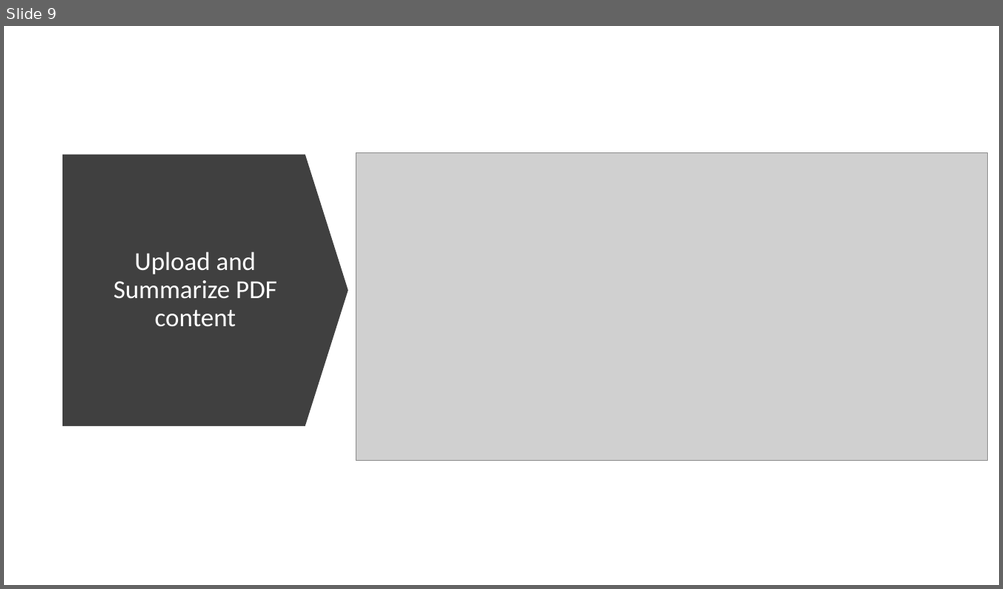
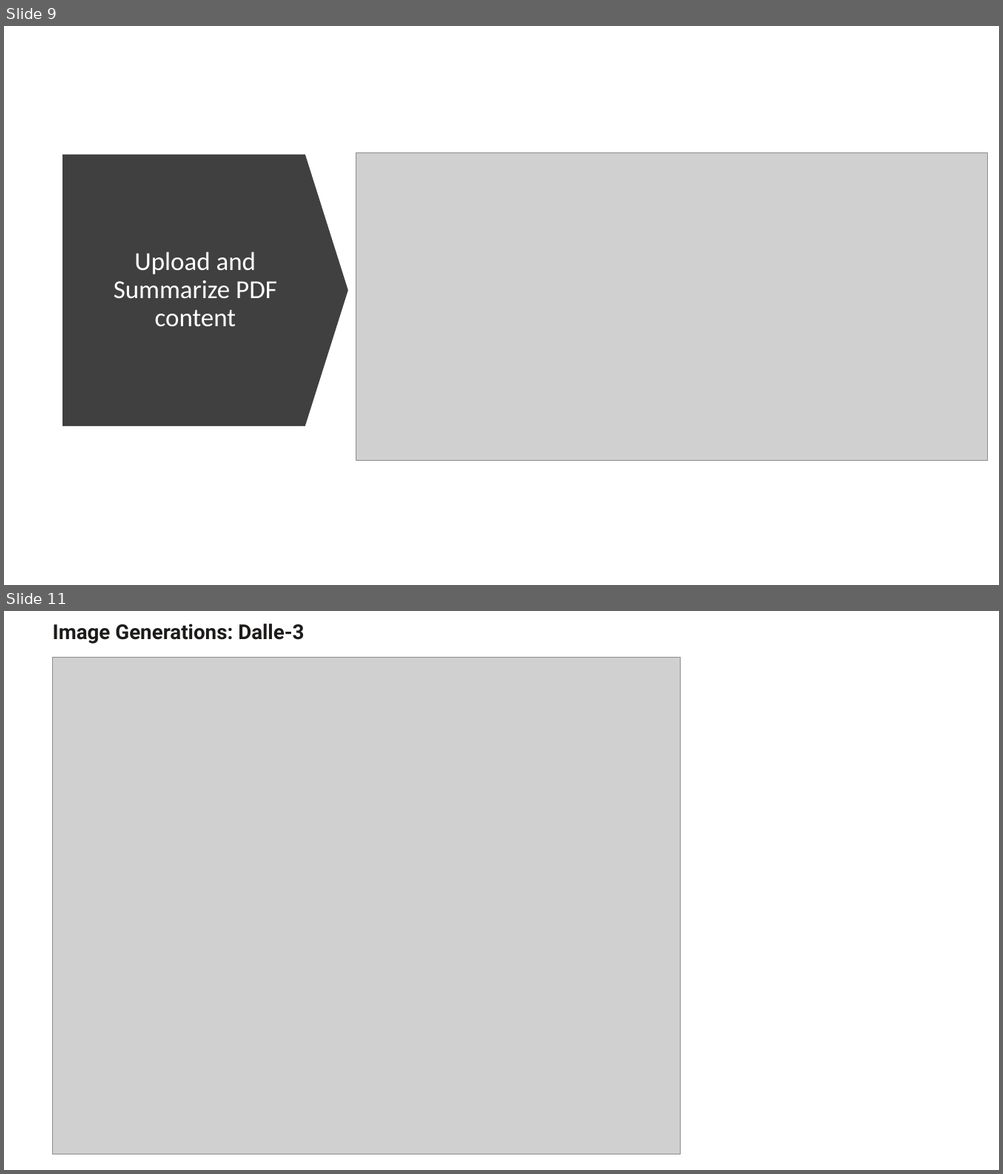
Before and after one commit to Paul-Borisov/react-azure-open-ai-chat-web-part-spfx, a slide deck: docs/azure-openai-chat-web-part-presentation.pptx. Shown one above the other, each under a label of ours: slide 9 before the commit, slides 9 and 11 after it; the slides between them are not shown. The pictures are 1003x589 and 1003x1174 pixels, drawn with LibreOffice and Linux fonts; fonts in the diff are those of the drawing; grey boxes stand for pictures. Boxes give left, top, right and bottom in pixels: in the first picture for what was removed or moved away, otherwise in the second. Text is boxed around its words. In the diff, an @@ line names an element or a change of style, - is before the commit and + after.

```diff
--- a/docs/azure-openai-chat-web-part-presentation.pptx
+++ b/docs/azure-openai-chat-web-part-presentation.pptx
@@ slide 11 added at (4, 611, 999, 1170), background #FFFFFF @@
@@ title added at (53, 624, 304, 644), 19.8 pt, text #1D1B1A, bold @@
+Image Generations: Dalle-3
@@ picture added at (53, 658, 680, 1154) @@
```
Also in this commit, not shown: 5 slides changed, 1 other slide added, 1 other file.
